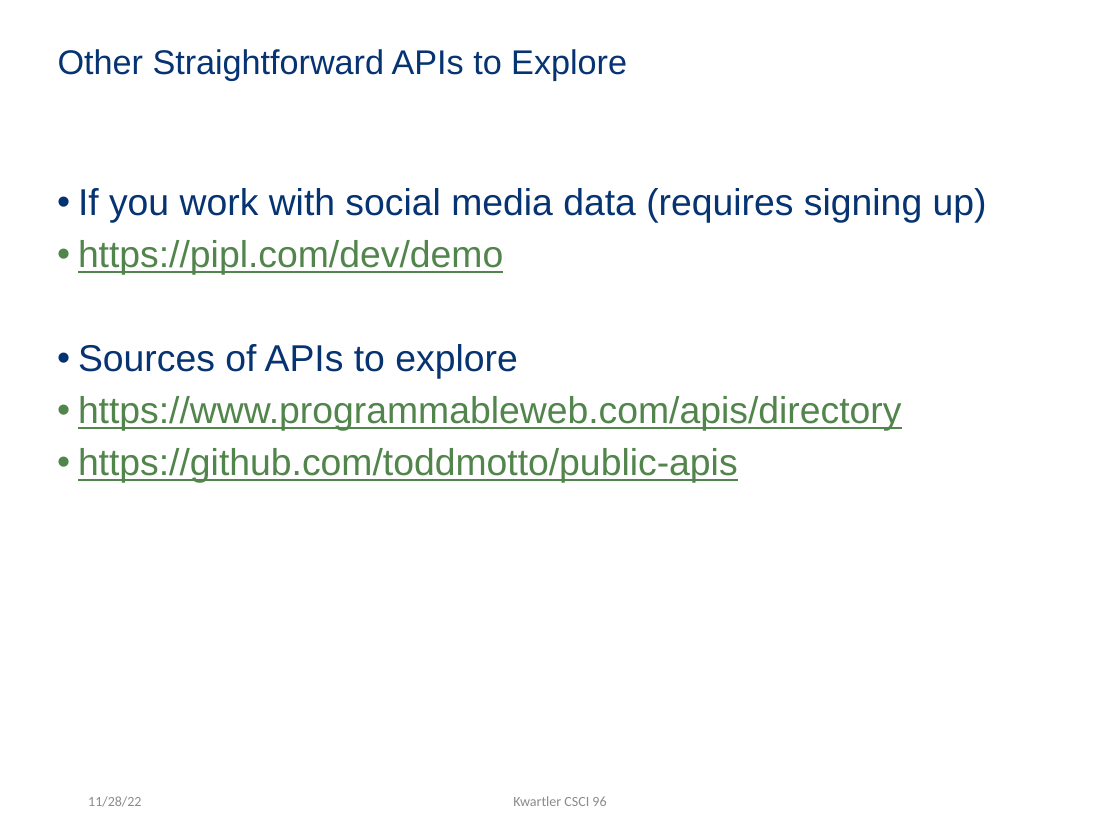
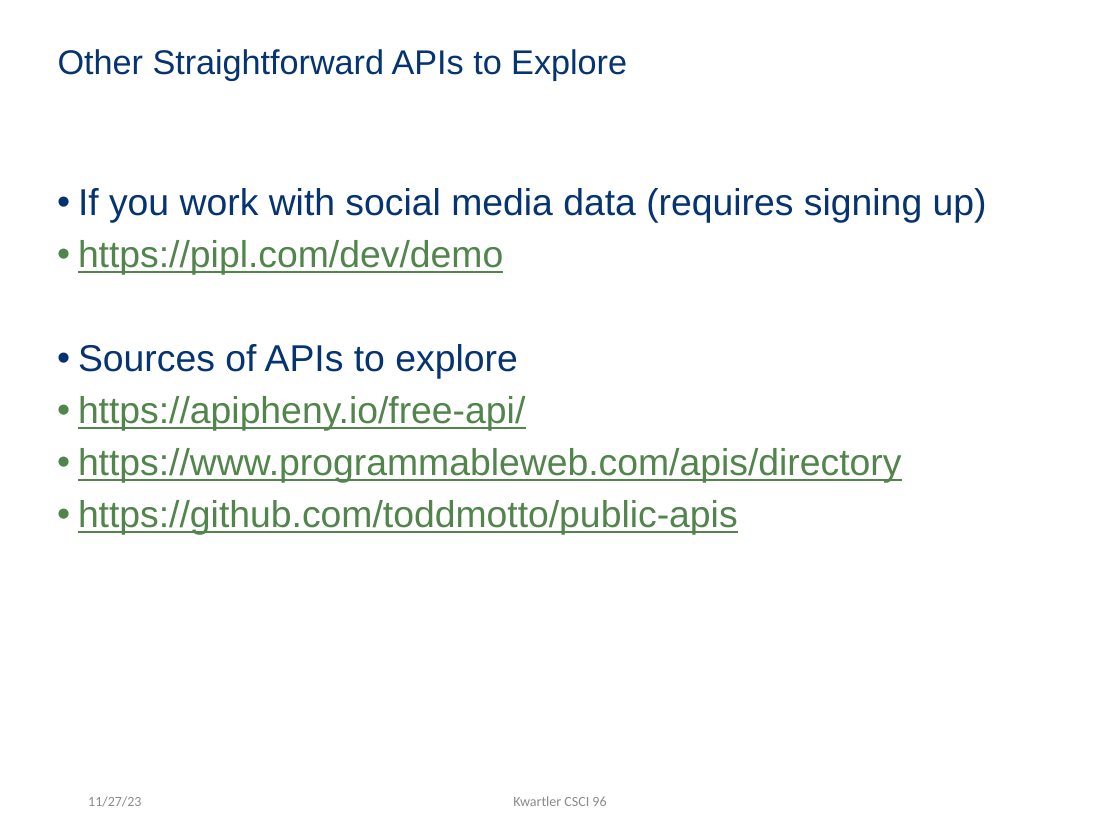
Before and after one commit to kwartler/Harvard_DataMining_Business_Student, a slide deck: slide 16 of Lessons/K_DataSources_Scraping_APIs/A_APIs.pptx (slide 17 before the commit). Drawn at 1120x840 pixels with LibreOffice and Linux fonts; fonts in the diff are those of the drawing. Boxes give left, top, right and bottom in pixels: in the first picture for what was removed or moved away, otherwise in the second. Text is boxed around its words. In the diff, an @@ line names an element or a change of style, - is before the commit and + after.

```diff
--- a/Lessons/K_DataSources_Scraping_APIs/A_APIs.pptx
+++ b/Lessons/K_DataSources_Scraping_APIs/A_APIs.pptx
@@ text at (x1=78, y1=396, x2=525, y2=431): paragraph added @@
+• https://apipheny.io/free-api/
@@ text at (x1=88, y1=796, x2=141, y2=807): text changed @@
-11/28/22
+11/27/23
```
Also in this commit, not shown: 15 other slides changed, 1 slide removed, 9 other files.
